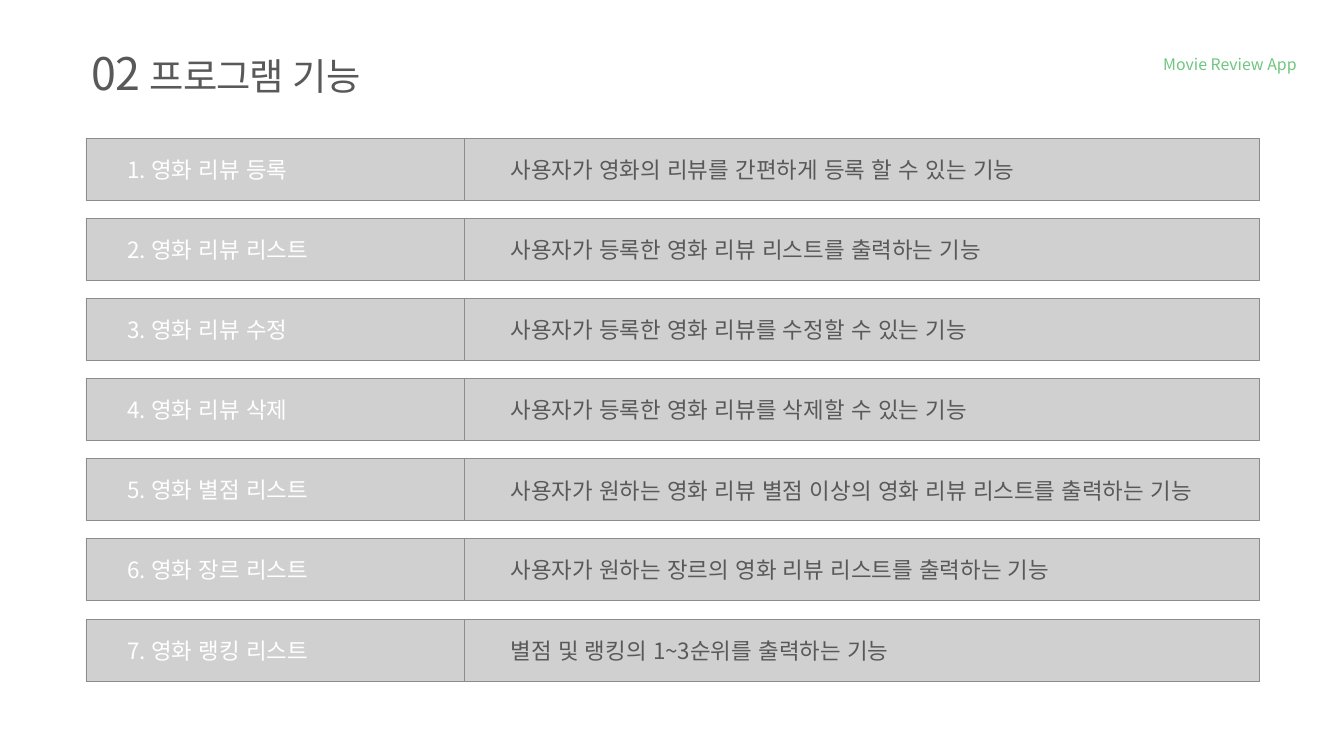
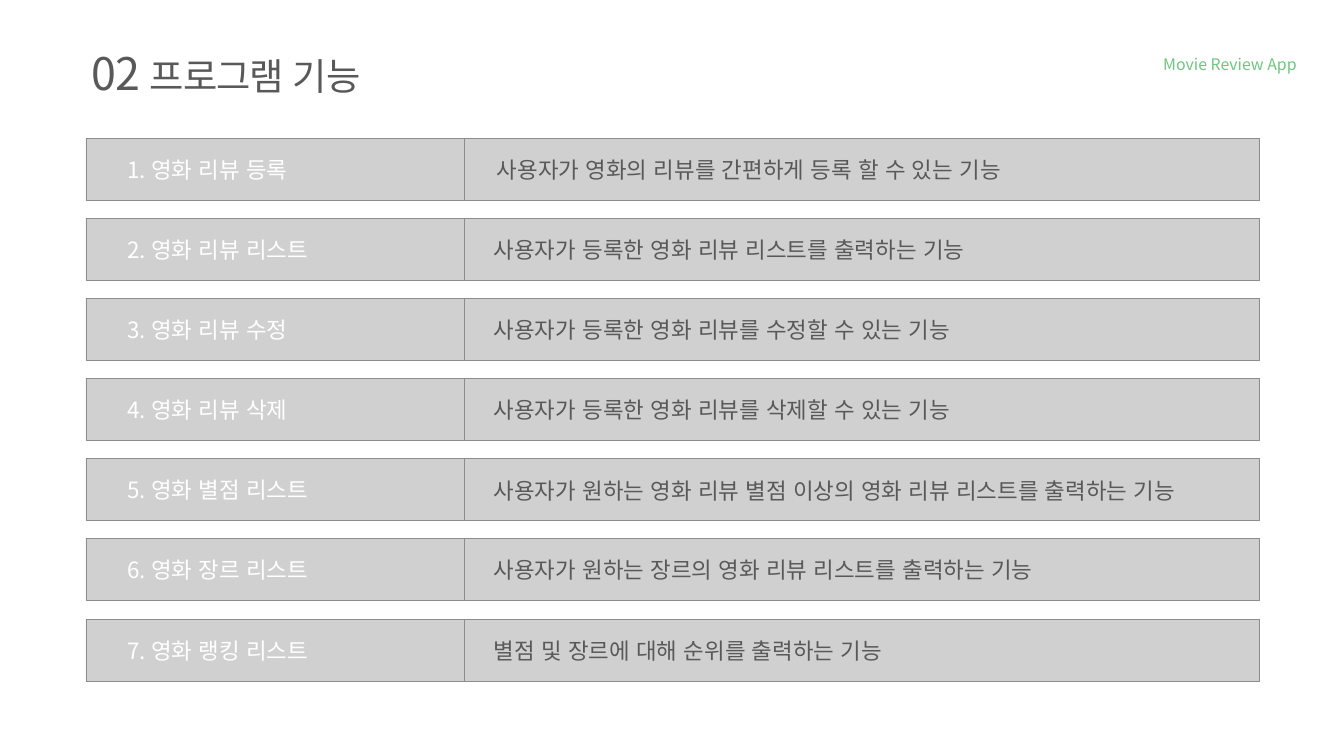
Before and after one commit to tnwjd121/MovieApp, a slide deck: slide 4 of ppt/국비(정보처리기능사)_백수정.pptx. Drawn at 1344x756 pixels with LibreOffice and Linux fonts; fonts in the diff are those of the drawing; grey boxes stand for pictures; background and template pictures are left out. Boxes give left, top, right and bottom in pixels: in the first picture for what was removed or moved away, otherwise in the second. Text is boxed around its words. In the diff, an @@ line names an element or a change of style, - is before the commit and + after.

```diff
--- a/ppt/국비(정보처리기능사)_백수정.pptx
+++ b/ppt/국비(정보처리기능사)_백수정.pptx
@@ 6 texts: place and size @@
-6 texts at <box>511,159,1191,580</box>
+6 texts at <box>494,159,1175,580</box>
@@ text at <box>494,640,882,661</box>: text changed @@
-별점 및 랭킹의 1~3순위를 출력하는 기능
+별점 및 장르에 대해 순위를 출력하는 기능
```
Also in this commit, not shown: 2 other slides changed, 10 slides added, 2 slides removed, 1 other file.
